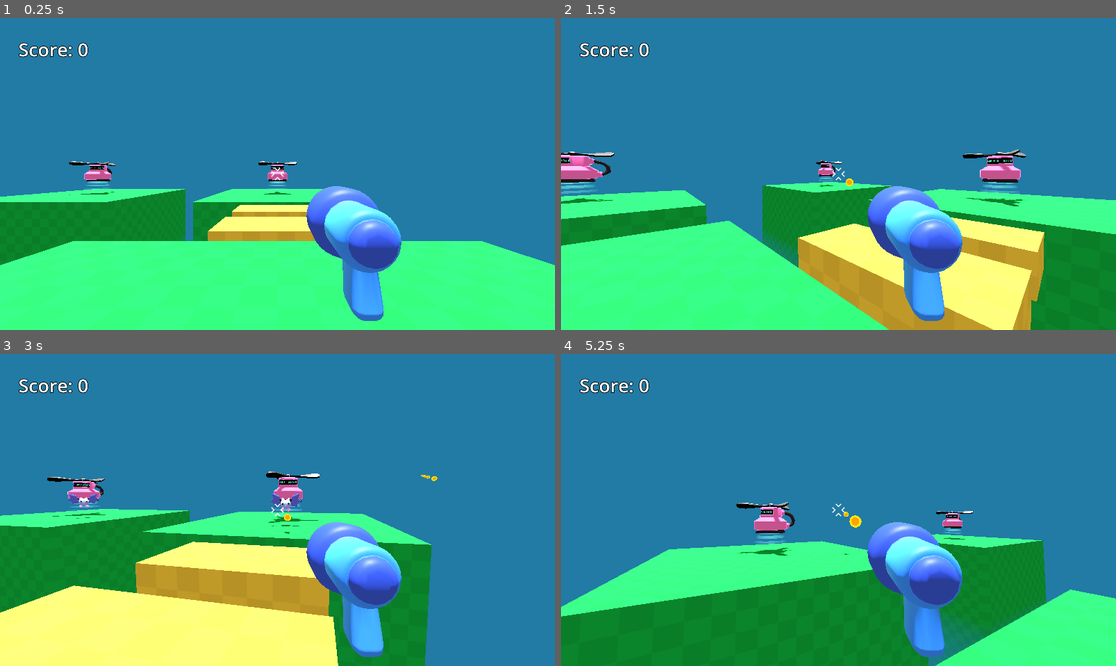
Above: before the commit, frames 1-4 (two rows, left to right).
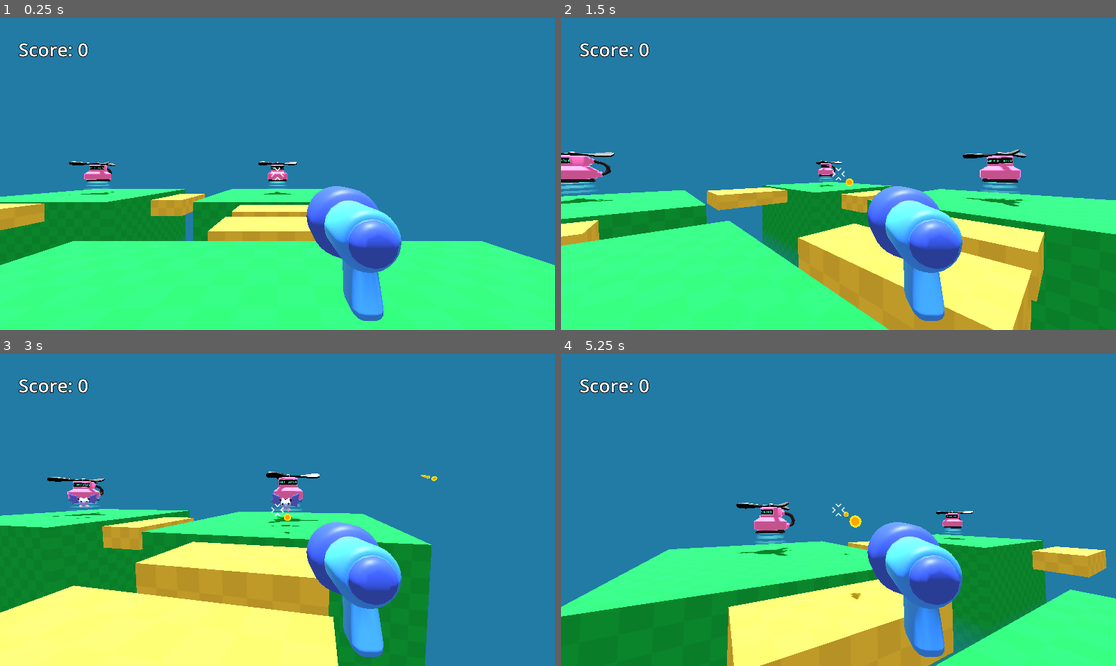
Above: after the commit, the same moments.

Repository: autrera/tutorial-fps-survivors-arena
Game: Godot game, scene res://game.tscn
Same seed, same stepped clock (60 frames per second), same inputs: the game is played once before the commit and once after it.
Inputs (mouse positions are in pixels of both pictures, inside the frame that each line leads up to):
- Up to frame 1 (0.25 s): no input
- Up to frame 2 (1.5 s): move the mouse to (866, 174) at 0.52 s; press the mouse at (866, 174) at 0.53 s; hold W (move_forward) from 0.53 s (still down); tap Space (jump) at 0.77 s; move the mouse to (810, 174) at 1.27 s; release the mouse at (810, 174) at 1.28 s; click (810, 174) at 1.35 s
- Up to frame 3 (3 s): keep holding W (move_forward); tap Space (jump) at 1.52 s; move the mouse to (288, 503) at 2.02 s; press the mouse at (288, 503) at 2.03 s; move the mouse to (271, 516) at 2.77 s; release the mouse at (271, 516) at 2.78 s; click (271, 516) at 2.85 s
- Up to frame 4 (5.25 s): keep holding W (move_forward); tap Space (jump) at 3.02, 3.77, 4.52 s; move the mouse to (877, 513) at 3.52 s; press the mouse at (877, 513) at 3.53 s; move the mouse to (794, 506) at 4.27 s; release the mouse at (794, 506) at 4.28 s; click (794, 506) at 4.35 s; move the mouse to (844, 510) at 5.02 s; press the mouse at (844, 510) at 5.03 s

The runs differ from the first frame. In frame 1, 1.1% of the frame differs, in the area x 0-37%, y 56-69%; in frame 2, 1.6%; in frame 3, 0.9%; in frame 4, 9.2%, in the area x 29-99%, y 59-100%.

Commit message:
Add more platforms to the main level

Diff:
--- a/game.tscn
+++ b/game.tscn
@@ -70,8 +70,26 @@
 size = Vector3(2, 1, 4)
 material = ExtResource("2_fc0e3")
 
+[node name="CSGBox3D7" type="CSGBox3D" parent="."]
+transform = Transform3D(-4.37114e-08, 0, 1, 0, 1, 0, -1, 0, -4.37114e-08, -0.2, -0.5, -7)
+use_collision = true
+size = Vector3(2, 1, 4)
+material = ExtResource("2_fc0e3")
+
+[node name="CSGBox3D8" type="CSGBox3D" parent="."]
+transform = Transform3D(-4.37114e-08, 0, 1, 0, 1, 0, -1, 0, -4.37114e-08, 14.8, -0.5, -7)
+use_collision = true
+size = Vector3(2, 1, 4)
+material = ExtResource("2_fc0e3")
+
 [node name="CSGBox3D6" type="CSGBox3D" parent="."]
 transform = Transform3D(1, 0, 0, 0, 1, 0, 0, 0, 1, 9.9, -0.5, 0)
+use_collision = true
+size = Vector3(2, 1, 4)
+material = ExtResource("2_fc0e3")
+
+[node name="CSGBox3D9" type="CSGBox3D" parent="."]
+transform = Transform3D(2.52, 0, 0, 0, 1, 0, 0, 0, 1, 8.8, -0.5, -15)
 use_collision = true
 size = Vector3(2, 1, 4)
 material = ExtResource("2_fc0e3")
